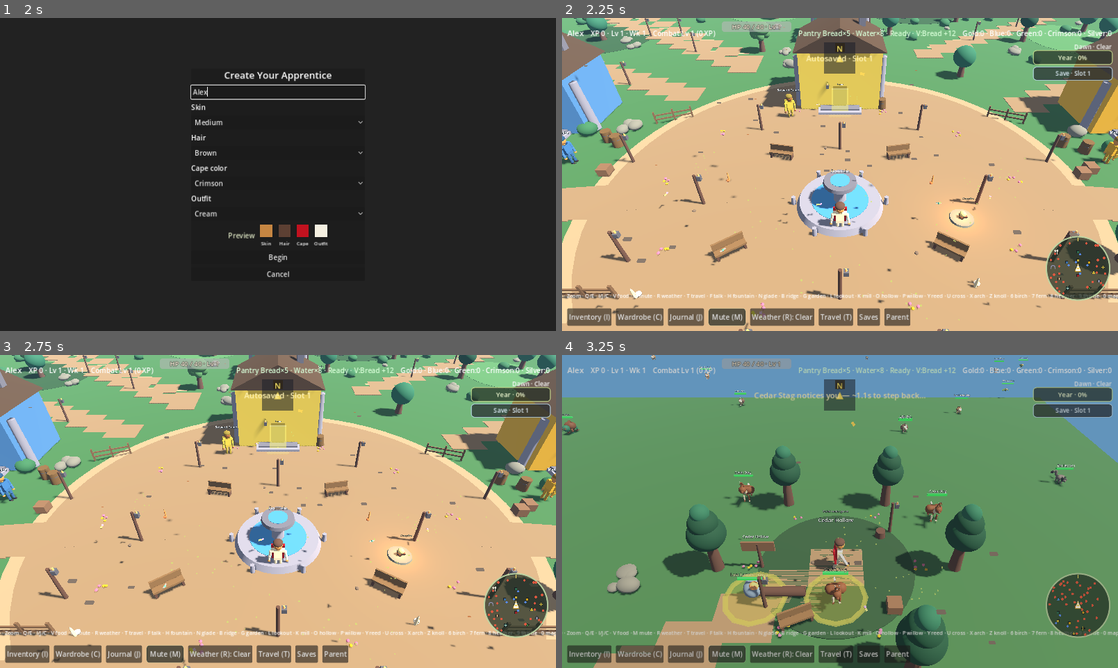
Above: before the commit, frames 1-4 (two rows, left to right).
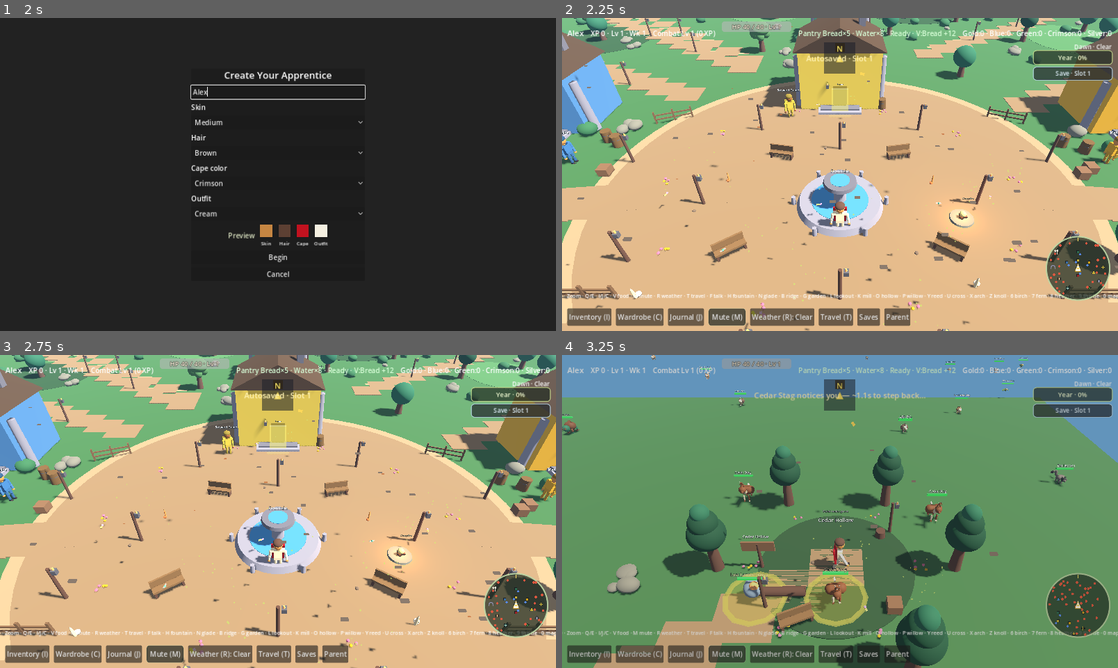
Above: after the commit, the same moments.

Repository: supertexxij/lumenstone-chronicles
Game: Godot game, scene res://scenes/main.tscn
The game is run twice, just before and just after one commit, with the same random seed, the same clock (stepped at 60 frames per second) and the same inputs.
Inputs (mouse positions are in pixels of both pictures, inside the frame that each line leads up to):
- Up to frame 1 (2 s): click "New" at 0.5 s; click (278, 93) at 1.27 s; type "Alex" at 1.35 s
- Up to frame 2 (2.25 s): click "Begin" at 2 s
- Up to frame 3 (2.75 s): no input
- Up to frame 4 (3.25 s): tap Enter at 2.75 s; move the mouse to (962, 495) at 2.77 s; hold D (move_right) from 2.78 s (still down); tap O at 2.85 s; click (962, 495) at 2.92 s

Frame 1 is identical in both runs. In frame 2, 0.7% of the frame differs, in the area x 0-100%, y 2-100%; in frame 3, 0.7%, in the area x 2-95%, y 0-100%; in frame 4, 0.2%.

Commit message:
Wave 45 overnight: campfire smoke, mute toast, pull-back sparkle, Rowan Robin, travel paces

Diff:
--- a/data/enemies.json
+++ b/data/enemies.json
@@ -259,6 +259,19 @@
       "combat_xp": 120,
       "respawn_sec": 56.0,
       "description": "A soft dove of the poplar wilds \u2014 gather it gently with a careful step!"
+    },
+    "rowan_robin": {
+      "kind": "rowan_robin",
+      "name": "Rowan Robin",
+      "defeat_verb": "cheered",
+      "color": "#6a5040",
+      "accent": "#c45a3a",
+      "max_hp": 140,
+      "damage": 23,
+      "accuracy": 0.3,
+      "combat_xp": 126,
+      "respawn_sec": 58.0,
+      "description": "A bright robin of the rowan wilds \u2014 cheer it gently with a careful step!"
     }
   },
   "spawns": [
@@ -849,6 +862,36 @@
       "kind": "poplar_dove",
       "x": 8,
       "z": 82
+    },
+    {
+      "id": "e99",
+      "kind": "rowan_robin",
+      "x": -68,
+      "z": 48
+    },
+    {
+      "id": "e100",
+      "kind": "rowan_robin",
+      "x": 52,
+      "z": -68
+    },
+    {
+      "id": "e101",
+      "kind": "rowan_robin",
+      "x": -28,
+      "z": -76
+    },
+    {
+      "id": "e102",
+      "kind": "rowan_robin",
+      "x": 78,
+      "z": 12
+    },
+    {
+      "id": "e103",
+      "kind": "rowan_robin",
+      "x": 22,
+      "z": 76
     }
   ],
   "base_combat": {
--- a/project.godot
+++ b/project.godot
@@ -5,7 +5,7 @@
 
 config/name="Lumenstone Chronicles"
 config/description="Christian/creationist Grade 3 homeschool RPG — RuneScape-style open village with guild learning quests."
-config/version="1.44.0"
+config/version="1.45.0"
 run/main_scene="res://scenes/main.tscn"
 config/features=PackedStringArray("4.3", "Forward Plus")
 config/icon="res://icon.svg"
--- a/scripts/characters/creature_builder.gd
+++ b/scripts/characters/creature_builder.gd
@@ -111,6 +111,8 @@
 			_build_turtle(bob)
 		"poplar_dove":
 			_build_dove(bob)
+		"rowan_robin":
+			_build_robin(bob)
 		_:
 			_build_wisp(bob)
 	return bob
@@ -722,3 +724,34 @@
 		_mi(_box(Vector3(0.05, 0.015, 0.06)), Vector3(0, -0.09, 0.01), leg, "Foot")
 	# Soft chest fluff
 	_mi(_sphere(0.1, 0.12), Vector3(0, 0.44, 0.10), bob, "Fluff")
+
+static func _build_robin(bob: Node3D) -> void:
+	## Soft rowan-wilds robin — plump body, red breast, short beak, perky tail (distinct from dove/wren/duck).
+	_mi(_sphere(0.16, 0.20), Vector3(0, 0.46, 0), bob, "Body")
+	# Signature warm red breast (accent-tinted via colorize)
+	_mi(_sphere(0.11, 0.13), Vector3(0, 0.42, 0.10), bob, "Breast")
+	_mi(_sphere(0.11), Vector3(0, 0.60, 0.12), bob, "Head")
+	# Bright eye beads
+	_mi(_sphere(0.022), Vector3(-0.045, 0.64, 0.20), bob, "EyeL")
+	_mi(_sphere(0.022), Vector3(0.045, 0.64, 0.20), bob, "EyeR")
+	# Short pointed beak
+	_mi(_box(Vector3(0.035, 0.022, 0.06)), Vector3(0, 0.58, 0.23), bob, "Beak")
+	# Compact wings (less fan than dove)
+	var lw := _mi(_box(Vector3(0.22, 0.035, 0.16)), Vector3(-0.14, 0.48, -0.02), bob, "LWing")
+	lw.rotation_degrees = Vector3(6, 0, 18)
+	var rw := _mi(_box(Vector3(0.22, 0.035, 0.16)), Vector3(0.14, 0.48, -0.02), bob, "RWing")
+	rw.rotation_degrees = Vector3(6, 0, -18)
+	# Perky upright tail (signature vs dove fan)
+	var tail := _mi(_box(Vector3(0.08, 0.03, 0.14)), Vector3(0, 0.50, -0.18), bob, "Tail")
+	tail.rotation_degrees = Vector3(-42, 0, 0)
+	# Tiny hop feet
+	for info in [
+		["FL", Vector3(-0.05, 0.20, 0.03)],
+		["FR", Vector3(0.05, 0.20, 0.03)],
+	]:
+		var leg := Node3D.new()
+		leg.name = "Leg" + str(info[0])
+		leg.position = info[1]
+		bob.add_child(leg)
+		_mi(_cyl(0.012, 0.015, 0.10), Vector3(0, -0.02, 0), leg, "Shin")
+		_mi(_box(Vector3(0.04, 0.012, 0.05)), Vector3(0, -0.08, 0.01), leg, "Foot")
--- a/scripts/player/player.gd
+++ b/scripts/player/player.gd
@@ -87,6 +87,50 @@
 
 func _on_combat_target(_e: Node) -> void:
 	pass
+
+func _leave_combat_soft() -> void:
+	## Wave 45: walk-away / click-away leave — soft cream sparkle (no cheesy combat labels).
+	if GameState.combat_target == null or not is_instance_valid(GameState.combat_target):
+		GameState.set_combat_target(null)
+		return
+	_play_pullback_sparkle()
+	GameState.set_combat_target(null)
+
+func _play_pullback_sparkle() -> void:
+	## Soft cream motes when leaving aggro — RuneScape-chunky, wholesome.
+	if HeadlessGuard.is_headless():
+		return
+	var fx := CPUParticles3D.new()
+	fx.name = "CombatPullbackSparkle"
+	fx.position = Vector3(0, 1.1, 0)
+	fx.emitting = true
+	fx.one_shot = true
+	fx.explosiveness = 0.88
+	fx.amount = 16
+	fx.lifetime = 0.7
+	fx.emission_shape = CPUParticles3D.EMISSION_SHAPE_SPHERE
+	fx.emission_sphere_radius = 0.35
+	fx.direction = Vector3(0, 1, 0)
+	fx.spread = 48.0
+	fx.initial_velocity_min = 0.6
+	fx.initial_velocity_max = 1.6
+	fx.gravity = Vector3(0, -0.4, 0)
+	fx.scale_amount_min = 0.06
+	fx.scale_amount_max = 0.16
+	fx.color = Color(1.0, 0.94, 0.72, 0.9)
+	var ramp := Gradient.new()
+	ramp.colors = PackedColorArray([
+		Color(1.0, 0.98, 0.82, 0.95),
+		Color(0.95, 0.85, 0.55, 0.55),
+		Color(0.85, 0.75, 0.45, 0.0),
+	])
+	fx.color_ramp = ramp
+	HeadlessGuard.guard_particles(fx)
+	add_child(fx)
+	get_tree().create_timer(1.0).timeout.connect(func():
+		if is_instance_valid(fx):
+			fx.queue_free()
+	)
 
 func soft_respawn() -> void:
 	global_position = Vector3(0, 0, 10)
@@ -291,7 +335,7 @@
 		_build_assist_waypoints(target_pos)
 	if GameState.combat_target and is_instance_valid(GameState.combat_target):
 		if target_pos.distance_to(GameState.combat_target.global_position) > float(EnemyDB.base_combat.get("escape_range", 8)):
-			GameState.set_combat_target(null)
+			_leave_combat_soft()
 
 func _build_assist_waypoints(goal: Vector3) -> void:
 	## Raycast lookahead around props when no navmesh path is available.
@@ -476,7 +520,7 @@
 	if GameState.combat_target and is_instance_valid(GameState.combat_target):
 		var dist: float = global_position.distance_to(GameState.combat_target.global_position)
 		if dist > float(EnemyDB.base_combat.get("escape_range", 9.5)):
-			GameState.set_combat_target(null)
+			_leave_combat_soft()
 		elif dist > float(EnemyDB.base_combat.get("attack_range", 3.2)):
 			_set_move_target(GameState.combat_target.global_position)
 		else:
--- a/scripts/ui/hud.gd
+++ b/scripts/ui/hud.gd
@@ -80,8 +80,13 @@
 func set_world(world: Node) -> void:
 	_world = world
 
-func _on_mute(_m: bool) -> void:
+func _on_mute(m: bool) -> void:
 	_refresh_mute_label()
+	# Wave 45: clearer mute / unmute toast (RuneScape-chunky, wholesome)
+	if m:
+		GameState.toast.emit("Muted · soft hush. Press M to hear the village again.")
+	else:
+		GameState.toast.emit("Unmuted · village sounds return.")
 
 func _refresh_mute_label() -> void:
 	## Wave 38: clearer mute indicator — warm plate + bold Muted label when silent.
--- a/scripts/ui/main.gd
+++ b/scripts/ui/main.gd
@@ -252,7 +252,7 @@
 	AudioBus.play_ui()
 
 func _refresh_travel_list() -> void:
-	## Wave 39: search/filter by name + group counts in section headers (PIN 1234; mastery ≥80%).
+	## Wave 39/45: search/filter by name + group counts in section headers + distance estimate in rows (PIN 1234; mastery ≥80%).
 	var all_dests: Array = _travel_destinations()
 	var list: ItemList = travel_panel.get_node_or_null("Panel/VBox/DestList") if travel_panel else null
 	if list == null:
@@ -301,7 +301,8 @@
 		var mark: String = ""
 		if last_lbl != "" and str(d["label"]) == last_lbl:
 			mark = " ★ last"  # Wave 34: mark last-visited landmark
-		var ii: int = list.add_item("%s%s%s" % [d["label"], key_s, mark])
+		var dist_s: String = _travel_distance_label(d.get("pos", Vector3.ZERO))  # Wave 45
+		var ii: int = list.add_item("%s%s%s%s" % [d["label"], key_s, dist_s, mark])
 		_travel_dests.append(d)
 		if mark != "":
 			last_sel = ii
@@ -312,6 +313,20 @@
 		list.select(last_sel)
 	elif first_sel >= 0:
 		list.select(first_sel)
+
+
+func _travel_distance_label(pos: Vector3) -> String:
+	## Wave 45: soft distance estimate in Travel (T) rows (~N paces). PIN 1234; mastery >=80%.
+	if world_scene == null or world_scene.player == null:
+		return ""
+	var ppos: Vector3 = world_scene.player.global_position
+	var dx: float = float(pos.x) - ppos.x
+	var dz: float = float(pos.z) - ppos.z
+	var dist: float = sqrt(dx * dx + dz * dz)
+	if dist < 4.0:
+		return " · here"
+	var paces: int = maxi(1, int(round(dist / 1.15)))
+	return " · ~%d paces" % paces
 
 func _travel_go_selected() -> void:
 	var list: ItemList = travel_panel.get_node_or_null("Panel/VBox/DestList")
--- a/scripts/world/enemy.gd
+++ b/scripts/world/enemy.gd
@@ -101,6 +101,9 @@
 		"poplar_dove":
 			if label: label.position.y = 1.45
 			hp_bar.position.y = 1.2
+		"rowan_robin":
+			if label: label.position.y = 1.4
+			hp_bar.position.y = 1.15
 		_:
 			if label: label.position.y = 1.8
 			hp_bar.position.y = 1.5
@@ -553,6 +556,25 @@
 			var fluff := creature_bob.get_node_or_null("Fluff")
 			if fluff:
 				fluff.scale = Vector3.ONE * (1.0 + sin(t * 1.1) * 0.04)
+		"rowan_robin":
+			# Soft hop-bob — quick wing flick, perky tail tip, breast puff (Wave 45)
+			creature_bob.position.y = 0.04 + abs(sin(t * 1.35)) * 0.05
+			creature_bob.rotation.y = sin(t * 0.55) * 0.12
+			wing_phase += delta * 12.0
+			var rlw := creature_bob.get_node_or_null("LWing")
+			var rrw := creature_bob.get_node_or_null("RWing")
+			var rflap := sin(wing_phase) * 0.28
+			if rlw:
+				rlw.rotation.z = deg_to_rad(18) + rflap
+			if rrw:
+				rrw.rotation.z = deg_to_rad(-18) - rflap
+			var rtail := creature_bob.get_node_or_null("Tail")
+			if rtail:
+				rtail.rotation.y = sin(t * 1.1) * 0.14
+				rtail.rotation.x = deg_to_rad(-42) + sin(t * 0.9) * 0.06
+			var breast := creature_bob.get_node_or_null("Breast")
+			if breast:
+				breast.scale = Vector3.ONE * (1.0 + sin(t * 1.4) * 0.05)
 		"dust_golem":
 			creature_bob.position.y = sin(t * 0.6) * 0.03
 			var la := creature_bob.get_node_or_null("LArm")
--- a/scripts/world/world.gd
+++ b/scripts/world/world.gd
@@ -912,7 +912,7 @@
 
 
 func _build_plaza_campfire() -> void:
-	## Wave 31/32/33: soft campfire glow + ember sparks + crackle near the village plaza (RuneScape-chunky, wholesome).
+	## Wave 31/32/33/45: soft campfire glow + ember sparks + soft smoke wisps + crackle near the village plaza (RuneScape-chunky, wholesome).
 	var root := Node3D.new()
 	root.name = "PlazaCampfire"
 	# East of fountain keep-clear, near benches — warm hearth feel
@@ -986,6 +986,33 @@
 	sparks.position = Vector3(0, 0.48, 0)
 	root.add_child(sparks)
 	HeadlessGuard.guard_particles(sparks)
+	# Soft rising smoke wisps (Wave 45) — gentle gray loft above the hearth
+	var smoke := CPUParticles3D.new()
+	smoke.name = "CampfireSmoke"
+	smoke.emitting = true
+	smoke.amount = 12
+	smoke.lifetime = 3.4
+	smoke.preprocess = 1.2
+	smoke.emission_shape = CPUParticles3D.EMISSION_SHAPE_SPHERE
+	smoke.emission_sphere_radius = 0.18
+	smoke.direction = Vector3(0, 1, 0)
+	smoke.spread = 22.0
+	smoke.initial_velocity_min = 0.25
+	smoke.initial_velocity_max = 0.55
+	smoke.gravity = Vector3(0.05, 0.08, 0.02)
+	smoke.scale_amount_min = 0.22
+	smoke.scale_amount_max = 0.55
+	smoke.color = Color(0.55, 0.52, 0.48, 0.35)
+	var smoke_ramp := Gradient.new()
+	smoke_ramp.colors = PackedColorArray([
+		Color(0.65, 0.62, 0.58, 0.28),
+		Color(0.5, 0.48, 0.45, 0.18),
+		Color(0.4, 0.4, 0.4, 0.0),
+	])
+	smoke.color_ramp = smoke_ramp
+	smoke.position = Vector3(0, 0.55, 0)
+	root.add_child(smoke)
+	HeadlessGuard.guard_particles(smoke)
 	_place_label3d(root, "Campfire", 28, Vector3(0, 1.6, 0), 5, Color(1, 0.92, 0.7, 0.7))
 	static_world.add_child(root)
 
--- a/tools/smoke_check.gd
+++ b/tools/smoke_check.gd
@@ -353,5 +353,18 @@
 	print("MASTERY_80_W44", "MASTERY_PCT := 0.8" in gs44 or "0.8" in gs44)
 	print("NO_DAY_CASH_W44", "day_cash" not in FileAccess.get_file_as_string("res://scripts/ui/hud.gd").to_lower() and "Day Cash" not in FileAccess.get_file_as_string("res://scripts/ui/hud.gd"))
 
+
+	print("VERSION_145", 'config/version="1.45.0"' in FileAccess.get_file_as_string("res://project.godot"))
+	print("ROWAN_ROBIN", '"rowan_robin"' in FileAccess.get_file_as_string("res://data/enemies.json") and "static func _build_robin" in FileAccess.get_file_as_string("res://scripts/characters/creature_builder.gd") and '"id": "e103"' in FileAccess.get_file_as_string("res://data/enemies.json"))
+	print("CAMPFIRE_SMOKE_W45", "CampfireSmoke" in FileAccess.get_file_as_string("res://scripts/world/world.gd") and "Wave 31/32/33/45" in FileAccess.get_file_as_string("res://scripts/world/world.gd"))
+	print("MUTE_TOAST_W45", "Muted · soft hush" in FileAccess.get_file_as_string("res://scripts/ui/hud.gd") and "Unmuted · village sounds return" in FileAccess.get_file_as_string("res://scripts/ui/hud.gd"))
+	print("PULLBACK_SPARKLE_W45", "_leave_combat_soft" in FileAccess.get_file_as_string("res://scripts/player/player.gd") and "CombatPullbackSparkle" in FileAccess.get_file_as_string("res://scripts/player/player.gd"))
+	var main45 = FileAccess.get_file_as_string("res://scripts/ui/main.gd")
+	print("TRAVEL_DIST_W45", "_travel_distance_label" in main45 and "~%d paces" in main45)
+	var gs45 = FileAccess.get_file_as_string("res://scripts/autoload/game_state.gd")
+	print("PIN_STILL_1234_W45", "const DEFAULT_PIN := \"1234\"" in gs45 or 'DEFAULT_PIN := "1234"' in gs45)
+	print("MASTERY_80_W45", "MASTERY_PCT := 0.8" in gs45 or "0.8" in gs45)
+	print("NO_DAY_CASH_W45", "day_cash" not in FileAccess.get_file_as_string("res://scripts/ui/hud.gd").to_lower() and "Day Cash" not in FileAccess.get_file_as_string("res://scripts/ui/hud.gd"))
+
 	print("CHECK_OK")
 	quit(0)
--- a/tools/world_smoke.gd
+++ b/tools/world_smoke.gd
@@ -57,6 +57,7 @@
 	var frogs := 0
 	var turtles := 0
 	var doves := 0
+	var robins := 0
 	for foe in root.get_tree().get_nodes_in_group("enemies"):
 		if str(foe.get("kind")) == "moss_badger":
 			badgers += 1
@@ -88,6 +89,8 @@
 			turtles += 1
 		if str(foe.get("kind")) == "poplar_dove":
 			doves += 1
+		if str(foe.get("kind")) == "rowan_robin":
+			robins += 1
 	print("ENEMIES", root.get_tree().get_nodes_in_group("enemies").size())
 	print("BADGERS", badgers)
 	print("STAGS", stags)
@@ -104,6 +107,7 @@
 	print("FROGS", frogs)
 	print("TURTLES", turtles)
 	print("DOVES", doves)
+	print("ROBINS", robins)
 	print("STATIC", world.static_world.get_child_count() if world else -1)
 	print("INTERIORS", world.get_node_or_null("Interiors") != null if world else false)
 	print("GLADE", world.static_world.get_node_or_null("LanternGlade") != null if world else false)
@@ -311,5 +315,13 @@
 	print("PARENT_EXPORT_HELP_SRC", "Needs help:" in FileAccess.get_file_as_string("res://scripts/autoload/game_state.gd") and "_relative_session_age" in FileAccess.get_file_as_string("res://scripts/ui/parent_panel.gd"))
 	print("VERSION_144_SRC", 'config/version="1.44.0"' in FileAccess.get_file_as_string("res://project.godot"))
 
+
+	print("ROWAN_ROBIN_SRC", '"rowan_robin"' in FileAccess.get_file_as_string("res://data/enemies.json"))
+	print("CAMPFIRE_SMOKE_SRC", "CampfireSmoke" in FileAccess.get_file_as_string("res://scripts/world/world.gd"))
+	print("MUTE_TOAST_SRC", "Muted · soft hush" in FileAccess.get_file_as_string("res://scripts/ui/hud.gd"))
+	print("PULLBACK_SPARKLE_SRC", "CombatPullbackSparkle" in FileAccess.get_file_as_string("res://scripts/player/player.gd"))
+	print("TRAVEL_DIST_SRC", "_travel_distance_label" in FileAccess.get_file_as_string("res://scripts/ui/main.gd"))
+	print("VERSION_145_SRC", 'config/version="1.45.0"' in FileAccess.get_file_as_string("res://project.godot"))
+
 	print("WORLD_SMOKE_OK")
 	quit(0)
Not shown, changed: README.md
